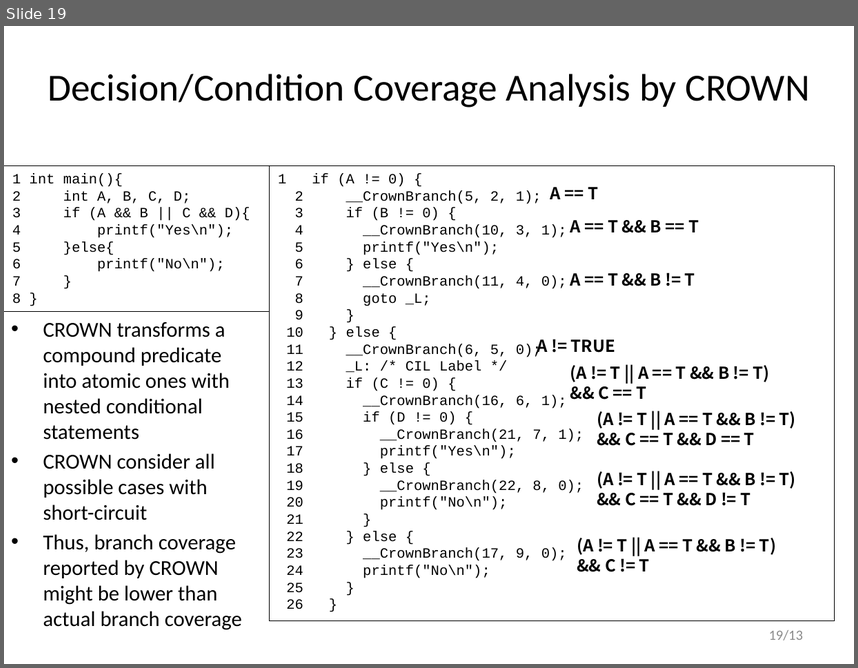
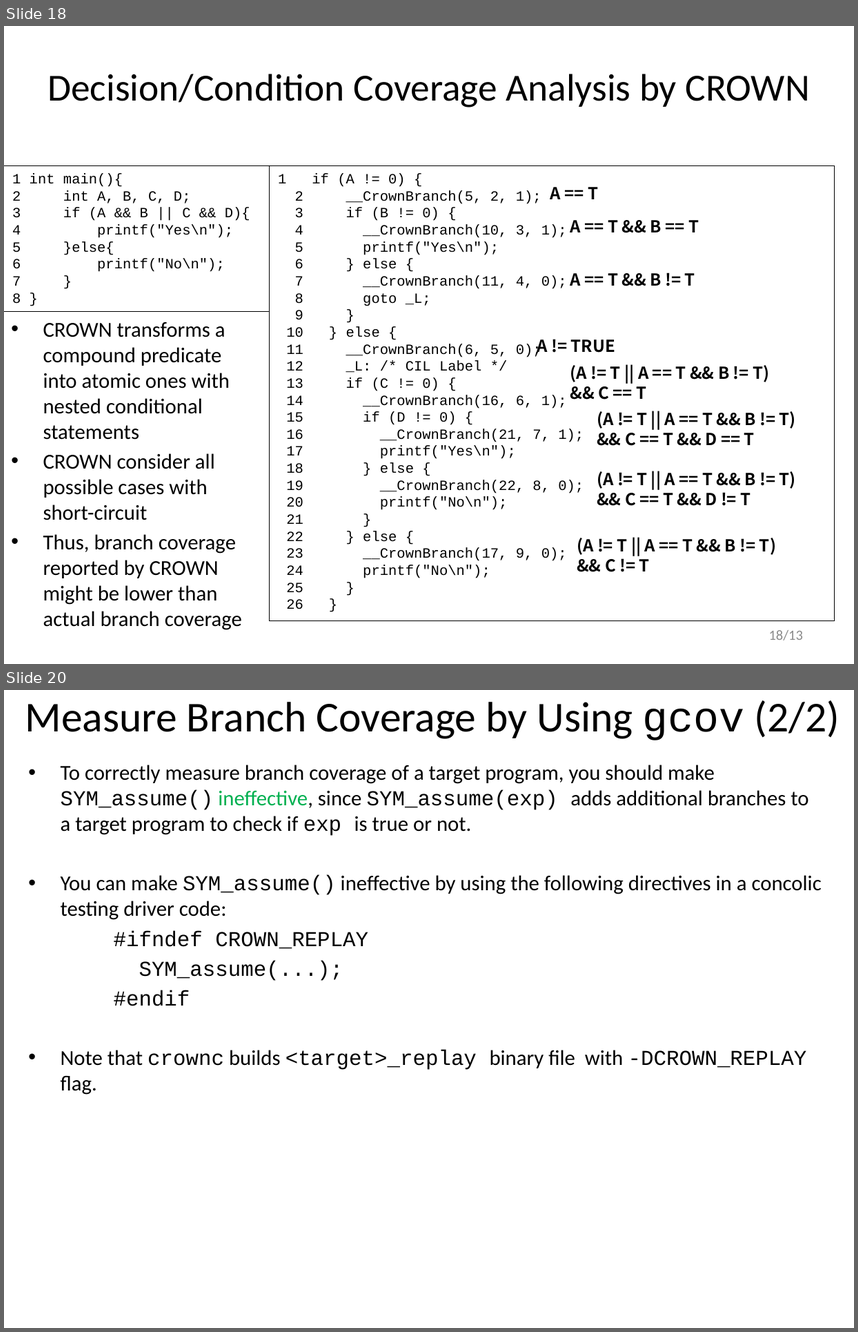
Before and after one commit to swtv-kaist/cs458-spring23, a slide deck: 3-fuzz-concolic/lec32-crown_tutorial-v3.pptx. Shown one above the other, each under a label of ours: slide 19 before the commit, slides 18 and 20 after it; the slides between them are not shown. The pictures are 858x668 and 858x1332 pixels, drawn with LibreOffice and Linux fonts; fonts in the diff are those of the drawing; background and template pictures are left out. Boxes give left, top, right and bottom in pixels: in the first picture for what was removed or moved away, otherwise in the second. Text is boxed around its words. In the diff, an @@ line names an element or a change of style, - is before the commit and + after.

```diff
--- a/3-fuzz-concolic/lec32-crown_tutorial-v3.pptx
+++ b/3-fuzz-concolic/lec32-crown_tutorial-v3.pptx
@@ slide 20 added at bbox=[4, 690, 854, 1328], background #FFFFFF @@
@@ title added at bbox=[25, 700, 839, 740], 36 pt, text #000000 @@
+Measure Branch Coverage by Using gcov (2/2)
@@ text added at bbox=[61, 765, 822, 1094], 18 pt, text #000000 @@
+• To correctly measure branch coverage of a target program, you should make SYM_assume() ineffective, since SYM_assume(exp) adds additional branches to a target program to check if exp is true or not.
+• You can make SYM_assume() ineffective by using the following directives in a concolic testing driver code:
+#ifndef CROWN_REPLAY
+SYM_assume(...);
+#endif
+• Note that crownc builds <target>_replay binary file with -DCROWN_REPLAY flag.
@@ what was slide 19 is now slide 18 @@
@@ page number at bbox=[769, 630, 803, 640]: text changed @@
-19/13
+18/13
```
Also in this commit, not shown: 1 slide changed, 1 slide removed, 5 other files.
